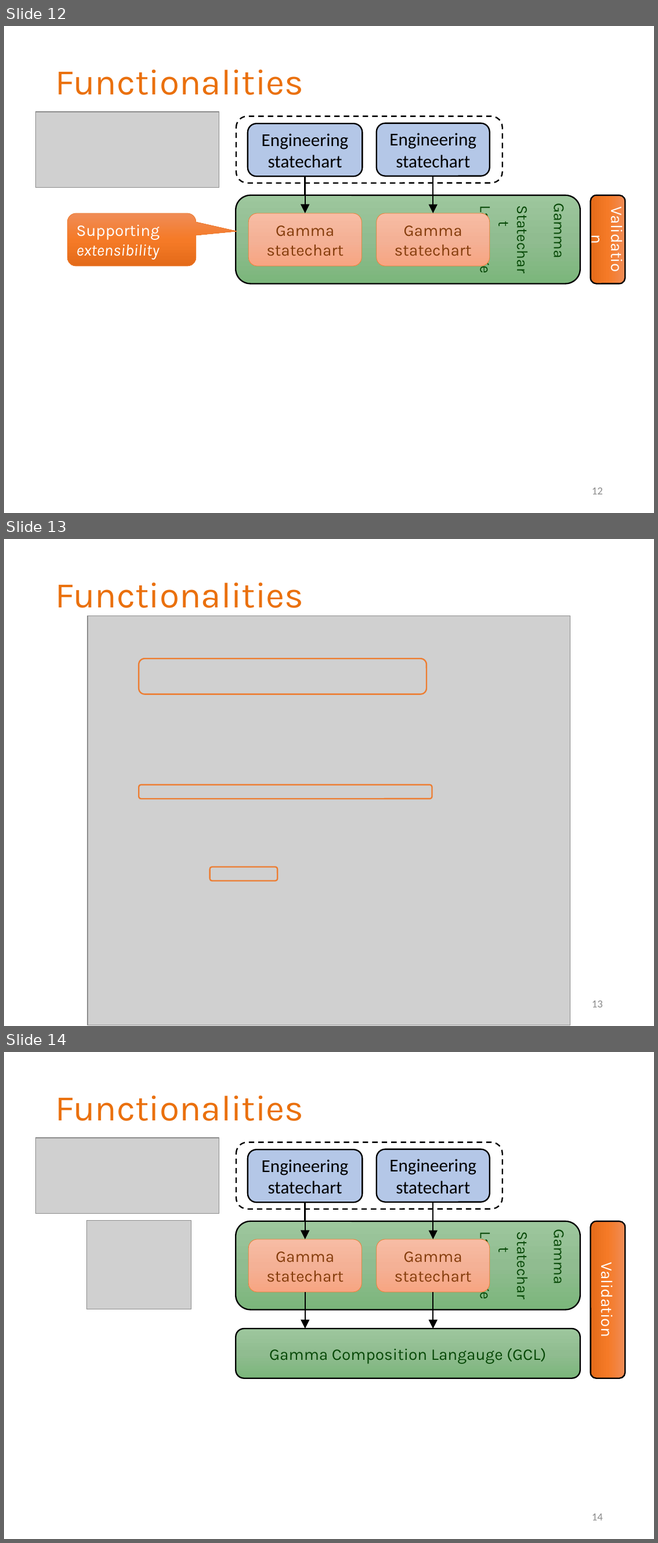
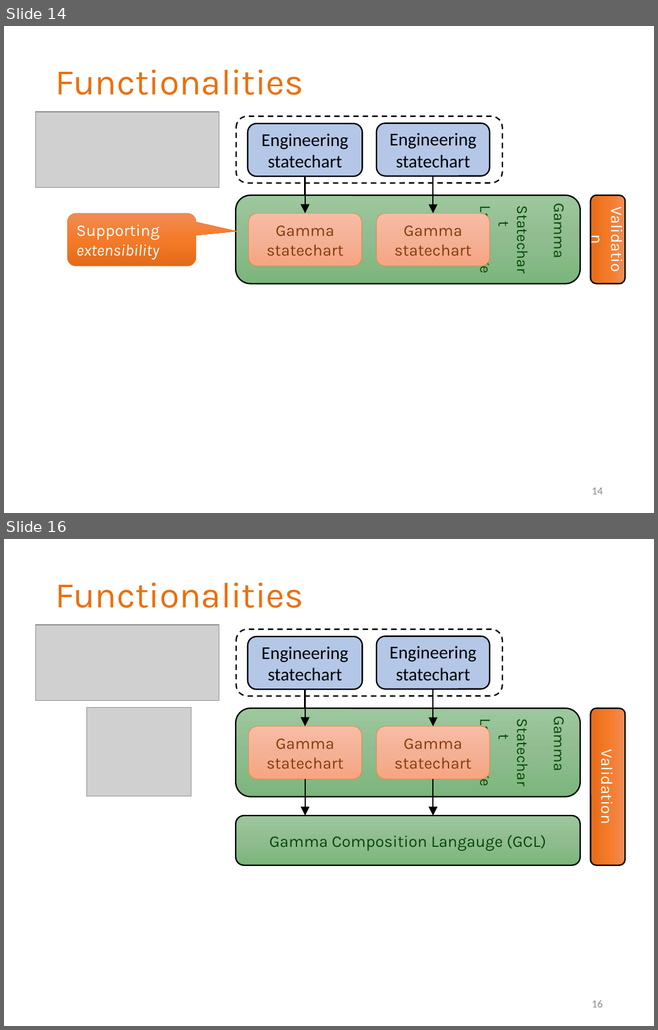
Before and after one commit to grbeni/minisymp2018, a slide deck: presentation/gb_mv_gamma.pptx. Shown one above the other, each under a label of ours: slides 12, 13 and 14 before the commit, slides 14 and 16 after it; the slides between them are not shown. The pictures are 658x1543 and 658x1030 pixels, drawn with LibreOffice and Linux fonts; fonts in the diff are those of the drawing; grey boxes stand for pictures; background and template pictures are left out. Boxes give left, top, right and bottom in pixels: in the first picture for what was removed or moved away, otherwise in the second. Text is boxed around its words. In the diff, an @@ line names an element or a change of style, - is before the commit and + after.

```diff
--- a/presentation/gb_mv_gamma.pptx
+++ b/presentation/gb_mv_gamma.pptx
@@ slide 13 removed at box(4, 539, 654, 1026), background #FFFFFF @@
@@ title removed at box(55, 583, 303, 616) @@
-Functionalities
@@ picture removed at box(88, 616, 571, 1026) @@
@@ rounded rectangle removed at box(139, 658, 426, 694) @@
@@ rounded rectangle removed at box(139, 785, 431, 799) @@
@@ rounded rectangle removed at box(210, 867, 278, 881) @@
@@ page number removed at box(592, 1001, 603, 1008) @@
-13
@@ what was slide 12 is now slide 14 @@
@@ page number at box(592, 488, 603, 495): text changed @@
-12
+14
@@ what was slide 14 is now slide 16 @@
@@ page number at box(592, 1000, 603, 1008): text changed @@
-14
+16
```
Also in this commit, not shown: 4 slides changed, 3 slides added.
